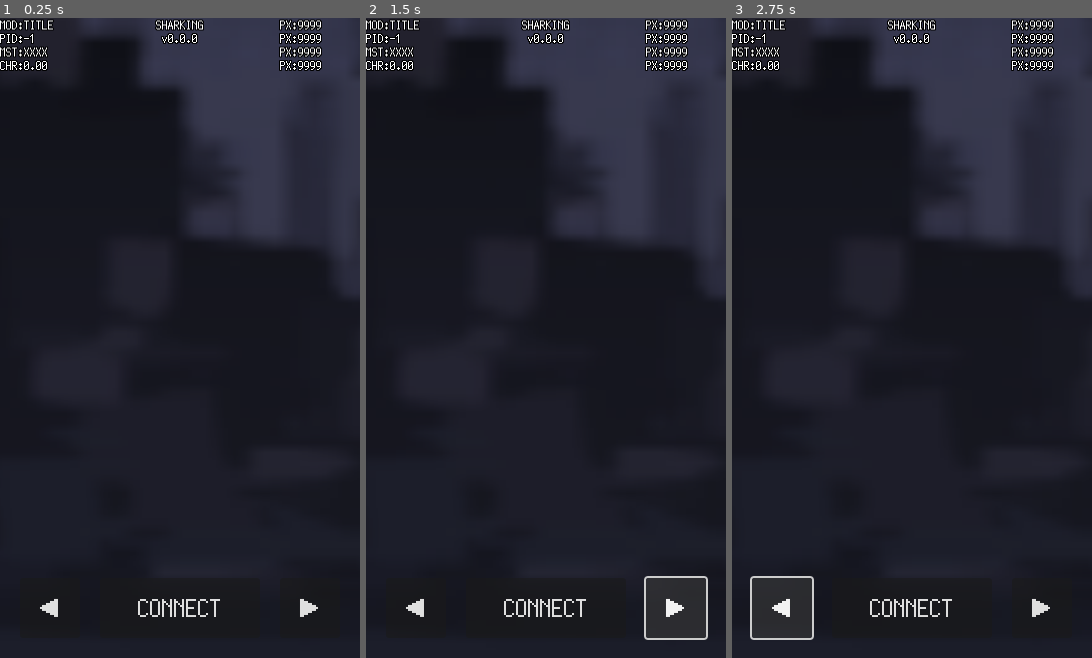
Above: before the commit, frames 1-3 (left to right).
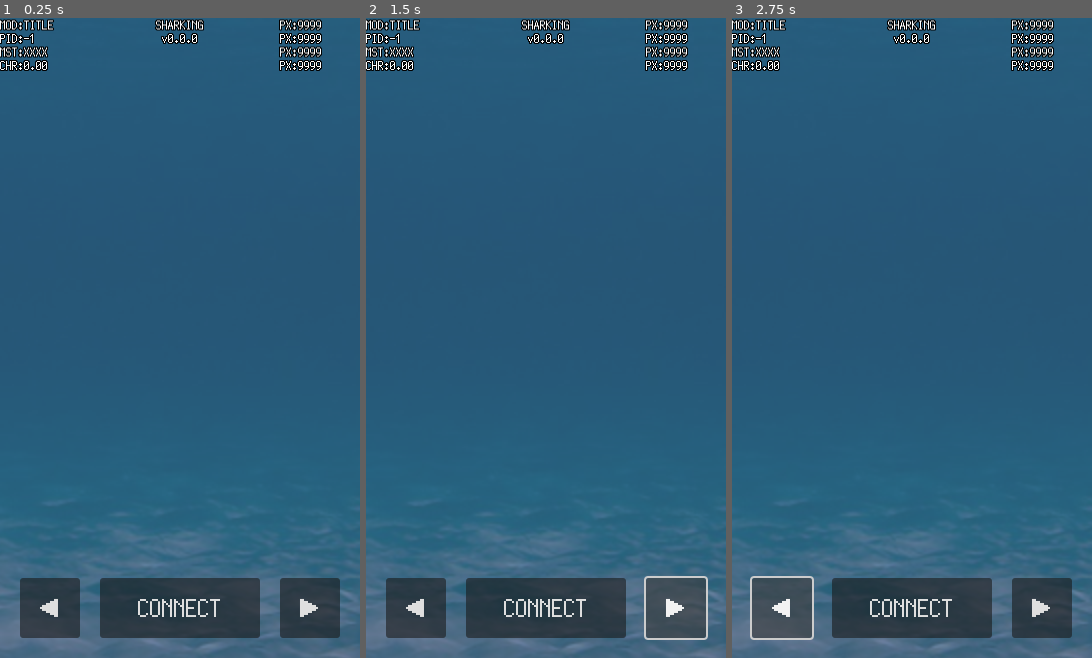
Above: after the commit, the same moments.

Repository: kamikoloss/sharking
Game: Godot game, scene res://scenes/main.tscn
Same seed, same stepped clock (60 frames per second), same inputs: the game is played once before the commit and once after it.
Inputs:
- Up to frame 1 (0.25 s): no input
- Up to frame 2 (1.5 s): click "◀" at 0.5 s; click "▶" at 1.25 s
- Up to frame 3 (2.75 s): click "◀" at 2 s

The runs differ from the first frame. In frame 1, 98% of the frame differs, in the area x 0-100%, y 0-100%; in frame 2, 98%; in frame 3, 98%.

Commit message:
背景画像を差し替えた

Diff:
--- a/scenes/level.tscn
+++ b/scenes/level.tscn
@@ -1,10 +1,10 @@
 [gd_scene load_steps=7 format=3 uid="uid://dhwvkf3taw8db"]
 
-[ext_resource type="Texture2D" uid="uid://dlkhlebgvo10n" path="res://images/stage.png" id="1_1htsr"]
 [ext_resource type="Script" path="res://scripts/level.gd" id="1_4ip8d"]
 [ext_resource type="Texture2D" uid="uid://donorrfpj4qwd" path="res://images/base_square.png" id="2_3d4xe"]
 [ext_resource type="PackedScene" uid="uid://52tpbo5enhtq" path="res://scenes/hero.tscn" id="3_38icc"]
 [ext_resource type="PackedScene" uid="uid://1e3yy5gkxjgl" path="res://scenes/exp.tscn" id="4_dxgh1"]
+[ext_resource type="Texture2D" uid="uid://stpl65erxjcx" path="res://images/bg2.png" id="4_mggfh"]
 
 [sub_resource type="RectangleShape2D" id="RectangleShape2D_u1w2v"]
 size = Vector2(256, 256)
@@ -17,9 +17,9 @@
 _heros_parent_node = NodePath("Heros")
 
 [node name="Sprite2D" type="Sprite2D" parent="."]
-self_modulate = Color(0.501961, 0.501961, 0.752941, 1)
-scale = Vector2(10, 10)
-texture = ExtResource("1_1htsr")
+modulate = Color(0.752941, 0.752941, 1, 0.501961)
+scale = Vector2(2, 2)
+texture = ExtResource("4_mggfh")
 
 [node name="Walls" type="Node2D" parent="."]
 modulate = Color(0.501961, 0.25098, 0.25098, 0.501961)
Renamed: images/stage.png -> images/bg1.png
Not shown, changed: images/bg1.png.import
Binary file added: images/bg2.png
Not shown, added: images/bg2.png.import
